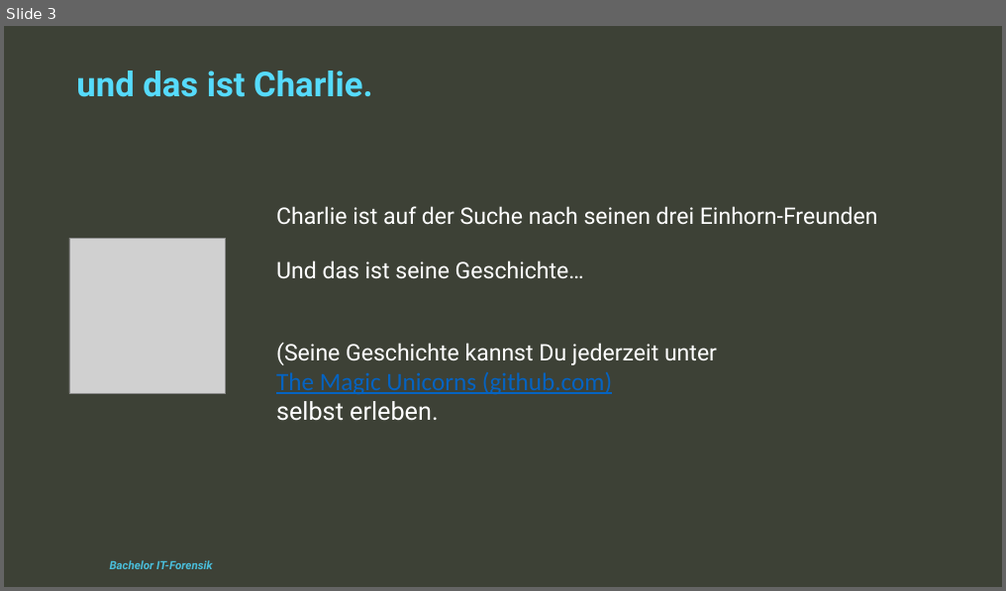
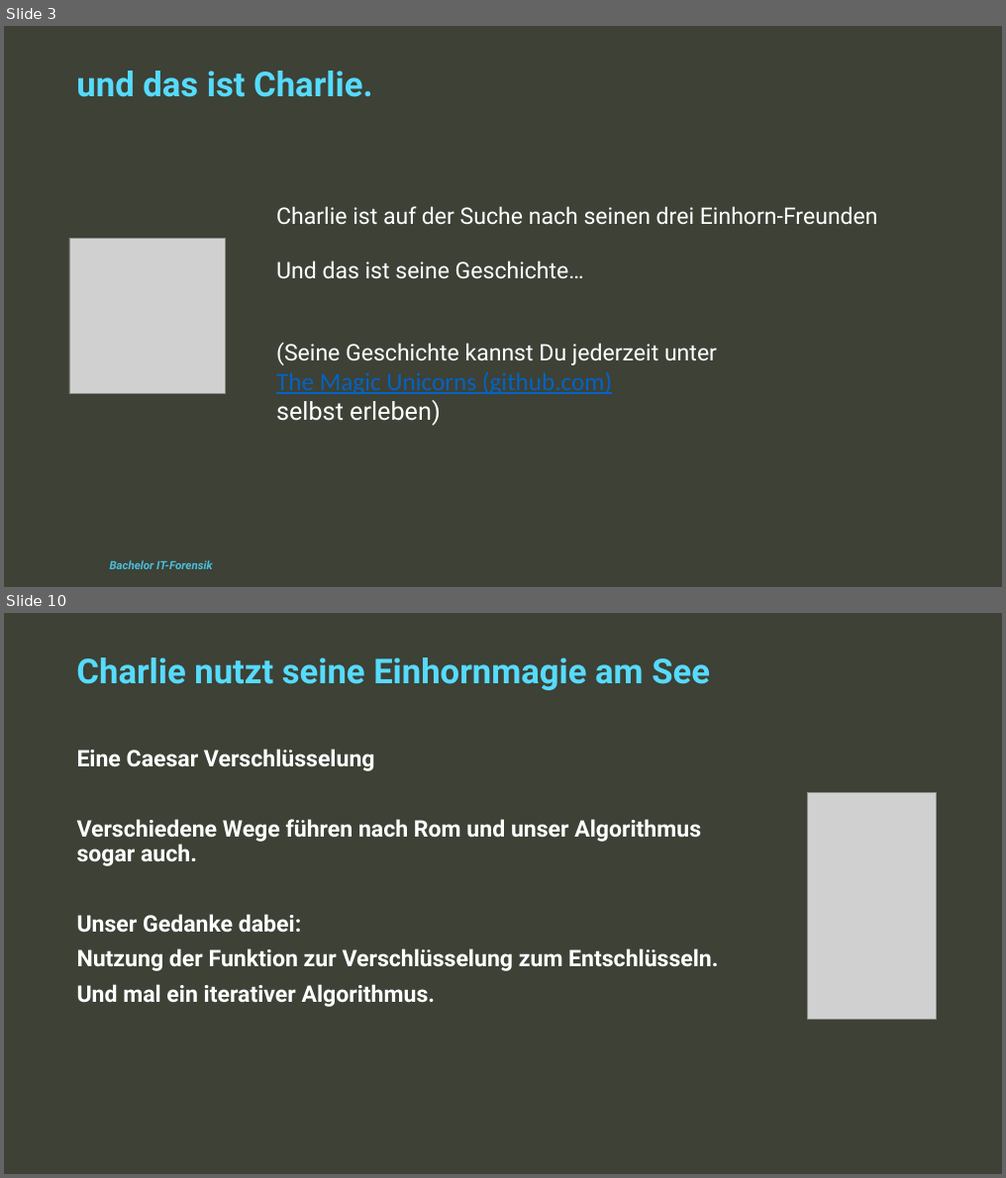
Before and after one commit to The-Magic-Unicorns/pythonescaperoom, a slide deck: TheStory/ProgrammierungII_Gruppe6Mün_EscapeRoom_Präsentation.pptx. Shown one above the other, each under a label of ours: slide 3 before the commit, slides 3 and 10 after it; the slides between them are not shown. The pictures are 1006x591 and 1006x1178 pixels, drawn with LibreOffice and Linux fonts; fonts in the diff are those of the drawing; grey boxes stand for pictures; background and template pictures are left out. Boxes give left, top, right and bottom in pixels: in the first picture for what was removed or moved away, otherwise in the second. Text is boxed around its words. In the diff, an @@ line names an element or a change of style, - is before the commit and + after.

Commit message:
Unsere Präsentation

```diff
--- a/TheStory/ProgrammierungII_Gruppe6Mün_EscapeRoom_Präsentation.pptx
+++ b/TheStory/ProgrammierungII_Gruppe6Mün_EscapeRoom_Präsentation.pptx
@@ slide 10 added at (4, 613, 1002, 1174), background #3D4136 @@
@@ text added at (76, 658, 710, 690), 33 pt, text #56DBFD, bold @@
+Charlie nutzt seine Einhornmagie am See
@@ text added at (77, 749, 718, 1007), 22 pt, text #FFFFFF, bold @@
+Eine Caesar Verschlüsselung
+Verschiedene Wege führen nach Rom und unser Algorithmus
+sogar auch.
+Unser Gedanke dabei:
+Nutzung der Funktion zur Verschlüsselung zum Entschlüsseln.
+Und mal ein iterativer Algorithmus.
@@ picture added at (807, 792, 937, 1019) @@
@@ slide 3 changed as well @@
@@ text at (276, 400, 441, 426): text changed @@
-selbst erleben.
+selbst erleben)
```
Also in this commit, not shown: 1 other slide changed, 11 other slides added, 2 slides removed.
